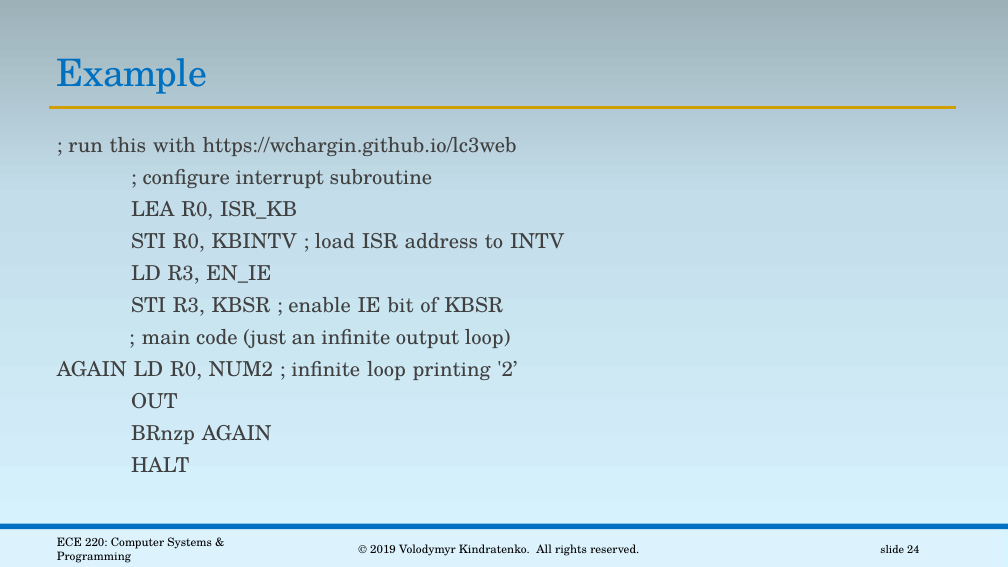
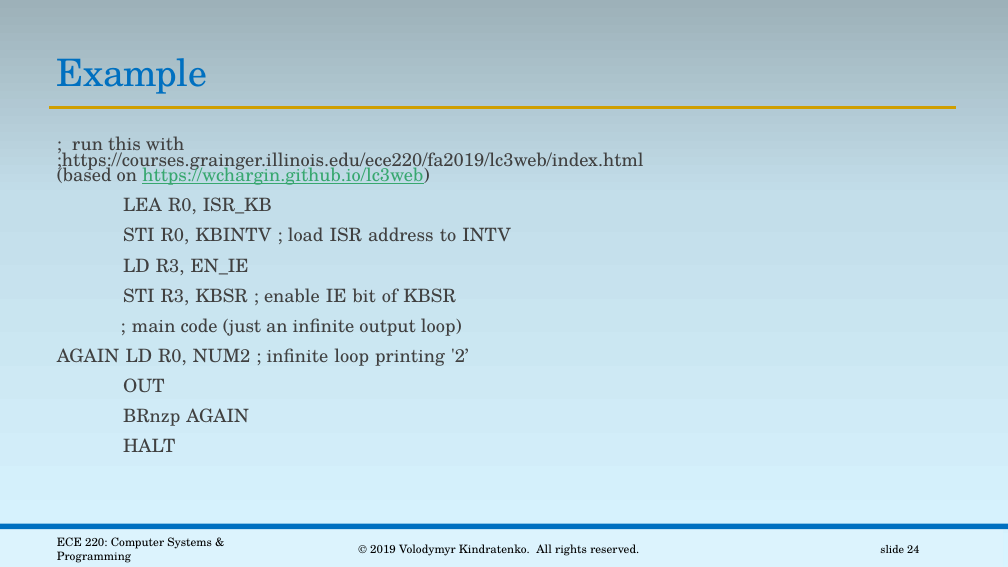
Before and after one commit to ubhowmik/ECE220_Fall2019, a slide deck: slide 24 of Lecture#6/interrupts-and-exceptions.pptx. Drawn at 1008x567 pixels with LibreOffice and Linux fonts; fonts in the diff are those of the drawing. Boxes give left, top, right and bottom in pixels: in the first picture for what was removed or moved away, otherwise in the second. Text is boxed around its words. In the diff, an @@ line names an element or a change of style, - is before the commit and + after.

```diff
--- a/Lecture#6/interrupts-and-exceptions.pptx
+++ b/Lecture#6/interrupts-and-exceptions.pptx
@@ text at (x1=57, y1=136, x2=644, y2=185): text changed; size 19.6 to 17.5 pt @@
-  ; run this with https://wchargin.github.io/lc3web
-  ; configure interrupt subroutine
+  ; run this with ;https://courses.grainger.illinois.edu/ece220/fa2019/lc3web/index.html (based on https://wchargin.github.io/lc3web)
@@ text at (x1=57, y1=197, x2=511, y2=452): size 19.6 to 17.5 pt in "LEA R0, ISR_KB", "STI R0, KBINTV ; load ISR address ...", "LD R3, EN_IE", "STI R3, KBSR ; enable IE bit ..." and 5 more places @@
```
Also in this commit, not shown: 1 other slide changed, 1 other file.
